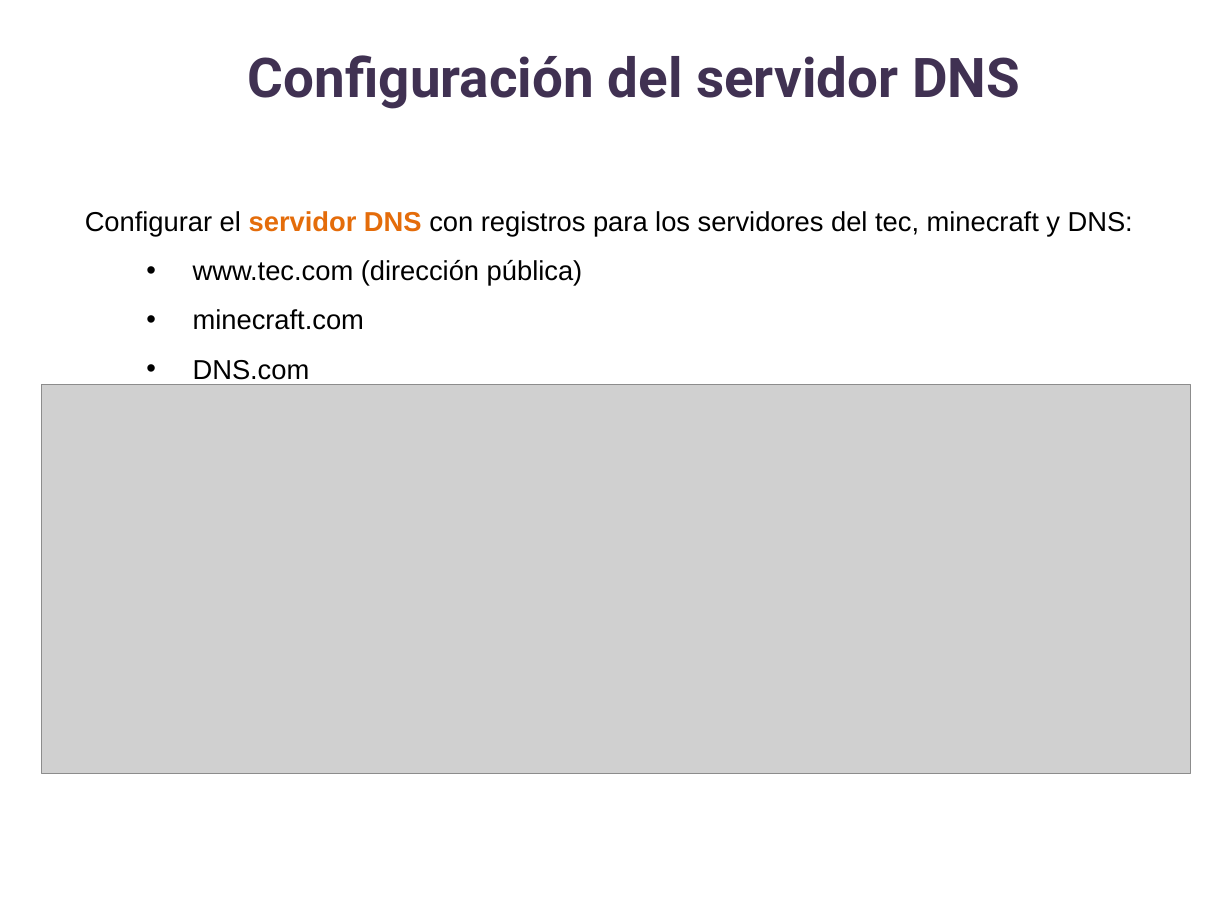
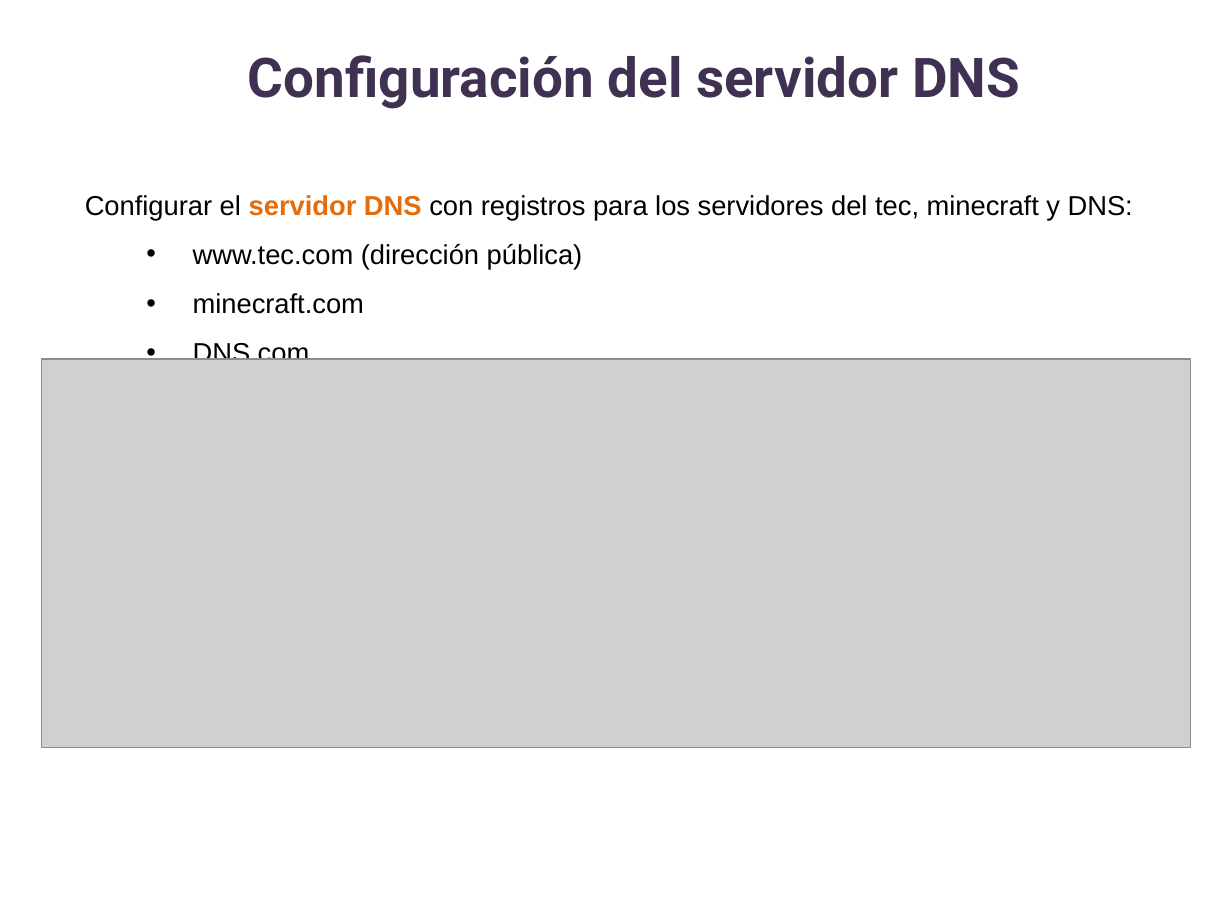
Before and after one commit to lizetheP/WAN, a slide deck: slide 11 of Calendario2025/Ejercicios/E13_NAT/Ejercicio13.pptx. Drawn at 1232x924 pixels with LibreOffice and Linux fonts; fonts in the diff are those of the drawing; grey boxes stand for pictures. Boxes give left, top, right and bottom in pixels: in the first picture for what was removed or moved away, otherwise in the second. Text is boxed around its words. In the diff, an @@ line names an element or a change of style, - is before the commit and + after.

```diff
--- a/Calendario2025/Ejercicios/E13_NAT/Ejercicio13.pptx
+++ b/Calendario2025/Ejercicios/E13_NAT/Ejercicio13.pptx
@@ text "Configurar el servidor DNS con ..." rewrapped from (85, 211, 1133, 380) to (85, 195, 1133, 360) @@
@@ picture: place and size @@
-picture at (41, 384, 1190, 772)
+picture at (41, 359, 1190, 747)
```
Also in this commit, not shown: 5 other slides changed, 9 other files.
